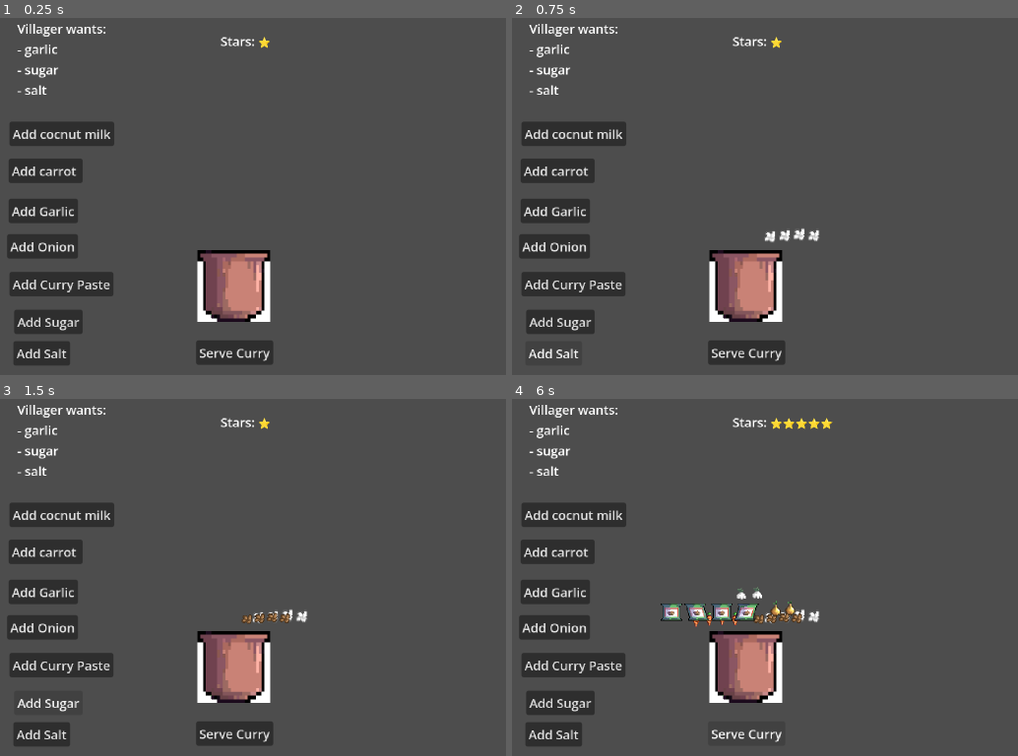
Above: before the commit, frames 1-4 (two rows, left to right).
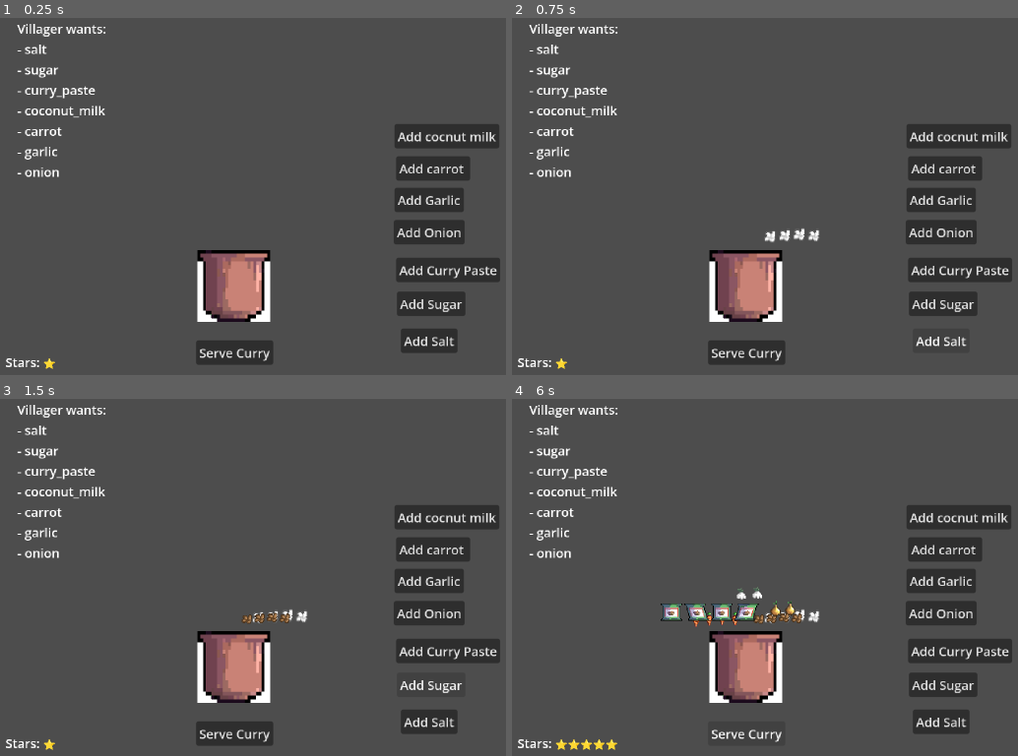
Above: after the commit, the same moments.

Repository: chiv-int/cooking-bunny
Game: Godot game, scene res://world.tscn
The game is run twice, just before and just after one commit, with the same random seed, the same clock (stepped at 60 frames per second) and the same inputs.
Inputs:
- Up to frame 1 (0.25 s): no input
- Up to frame 2 (0.75 s): click "Add Salt" at 0.5 s
- Up to frame 3 (1.5 s): click "Add Sugar" at 1.25 s
- Up to frame 4 (6 s): click "Add Curry Paste" at 2 s; click "Add cocnut milk" at 2.75 s; click "Add carrot" at 3.5 s; click "Add Garlic" at 4.25 s; click "Add Onion" at 5 s; click "Serve Curry" at 5.75 s

The runs differ from the first frame. In frame 1, 14% of the frame differs, in the area x 1-99%, y 5-99%; in frame 2, 13%; in frame 3, 13%; in frame 4, 15%.

Commit message:
update logic

Diff:
--- a/bunny-power/project.godot
+++ b/bunny-power/project.godot
@@ -14,7 +14,7 @@
 run/main_scene="uid://dx5n81tubq32r"
 config/disable_project_settings_override=true
 config/features=PackedStringArray("4.6", "Forward Plus")
-config/icon="uid://bw2h3ctu671wa"
+config/icon="uid://lygo50i1j6js"
 
 [display]
 
--- a/bunny-power/world.tscn
+++ b/bunny-power/world.tscn
@@ -11,6 +11,7 @@
 [ext_resource type="Texture2D" uid="uid://7a6ycufvgifl" path="res://tile/kitchen/suger-96db.png" id="7_k3n1d"]
 [ext_resource type="Texture2D" uid="uid://bvy7a381wrdkx" path="res://tile/kitchen/coconut milk-96d2.png" id="8_2o6r5"]
 [ext_resource type="Texture2D" uid="uid://c3dlugcwgdadb" path="res://tile/kitchen/curry paste-96d4.png" id="9_70uel"]
+[ext_resource type="Texture2D" uid="uid://tgiqo7u2xy5x" path="res://tile/kitchen/pot copy-6536.png" id="11_ic0uy"]
 
 [sub_resource type="AtlasTexture" id="AtlasTexture_fj7yv"]
 atlas = ExtResource("1_f3sb7")
@@ -207,58 +208,58 @@
 script = ExtResource("2_fj7yv")
 
 [node name="StarLabel" type="Label" parent="GameManager" unique_id=17200351]
-offset_left = 285.0
-offset_top = 59.0
-offset_right = 325.0
-offset_bottom = 82.0
+offset_left = 12.0
+offset_top = 467.0
+offset_right = 52.0
+offset_bottom = 490.0
 
 [node name="SaltButton" type="Button" parent="GameManager" unique_id=542628737]
-offset_left = 22.0
-offset_top = 452.0
-offset_right = 94.0
-offset_bottom = 483.0
+offset_left = 514.0
+offset_top = 436.0
+offset_right = 586.0
+offset_bottom = 467.0
 text = "Add Salt"
 
 [node name="SugarButton" type="Button" parent="GameManager" unique_id=2105896402]
-offset_left = 23.0
-offset_top = 412.0
-offset_right = 110.0
-offset_bottom = 443.0
+offset_left = 509.0
+offset_top = 389.0
+offset_right = 596.0
+offset_bottom = 420.0
 text = "Add Sugar"
 
 [node name="CurryPasteButton" type="Button" parent="GameManager" unique_id=1800264646]
-offset_left = 17.0
-offset_top = 364.0
-offset_right = 149.0
-offset_bottom = 395.0
+offset_left = 508.0
+offset_top = 346.0
+offset_right = 640.0
+offset_bottom = 377.0
 text = "Add Curry Paste"
 
 [node name="CoconutMilkButton" type="Button" parent="GameManager" unique_id=307171170]
-offset_left = 17.0
-offset_top = 173.0
-offset_right = 150.0
-offset_bottom = 204.0
+offset_left = 506.0
+offset_top = 176.0
+offset_right = 639.0
+offset_bottom = 207.0
 text = "Add cocnut milk"
 
 [node name="CarrotButton" type="Button" parent="GameManager" unique_id=1244431271]
-offset_left = 16.0
-offset_top = 220.0
-offset_right = 110.0
-offset_bottom = 251.0
+offset_left = 508.0
+offset_top = 217.0
+offset_right = 602.0
+offset_bottom = 248.0
 text = "Add carrot "
 
 [node name="GarlicButton" type="Button" parent="GameManager" unique_id=280768085]
-offset_left = 16.0
-offset_top = 271.0
-offset_right = 104.0
-offset_bottom = 302.0
+offset_left = 506.0
+offset_top = 257.0
+offset_right = 594.0
+offset_bottom = 288.0
 text = "Add Garlic"
 
 [node name="OnionButton" type="Button" parent="GameManager" unique_id=549607631]
-offset_left = 14.0
-offset_top = 316.0
-offset_right = 104.0
-offset_bottom = 347.0
+offset_left = 505.0
+offset_top = 298.0
+offset_right = 595.0
+offset_bottom = 329.0
 text = "Add Onion"
 
 [node name="ServeButton" type="Button" parent="GameManager" unique_id=1714338496]
@@ -326,6 +327,10 @@
 position = Vector2(-112.5, 175)
 scale = Vector2(1.15625, 1.25)
 texture = ExtResource("7_ic0uy")
+
+[node name="Potfull" type="Sprite2D" parent="PotArea" unique_id=1430140835]
+visible = false
+texture = ExtResource("11_ic0uy")
 
 [connection signal="pressed" from="GameManager/SaltButton" to="GameManager" method="_on_salt_button_pressed"]
 [connection signal="pressed" from="GameManager/SugarButton" to="GameManager" method="_on_sugar_button_pressed"]
--- a/bunny-power/world/game_manager.gd
+++ b/bunny-power/world/game_manager.gd
@@ -57,18 +57,11 @@
 	update_ui()
 
 
-# RANDOM REQUESTS
+# ALL INGREDIENTS AS REQUESTS
 func generate_requests():
-
 	villager_requests.clear()
-
-	while villager_requests.size() < 3:
-
-		var random_ingredient = possible_requests.pick_random()
-
-		if random_ingredient not in villager_requests:
-
-			villager_requests.append(random_ingredient)
+	for ingredient in possible_requests:
+		villager_requests.append(ingredient)
 
 
 # SHOW REQUESTS ON SCREEN
Binary file added: bunny-power/tile/kitchen/pot copy-6536.png
Not shown, added: bunny-power/tile/kitchen/pot copy-6536.png.import
